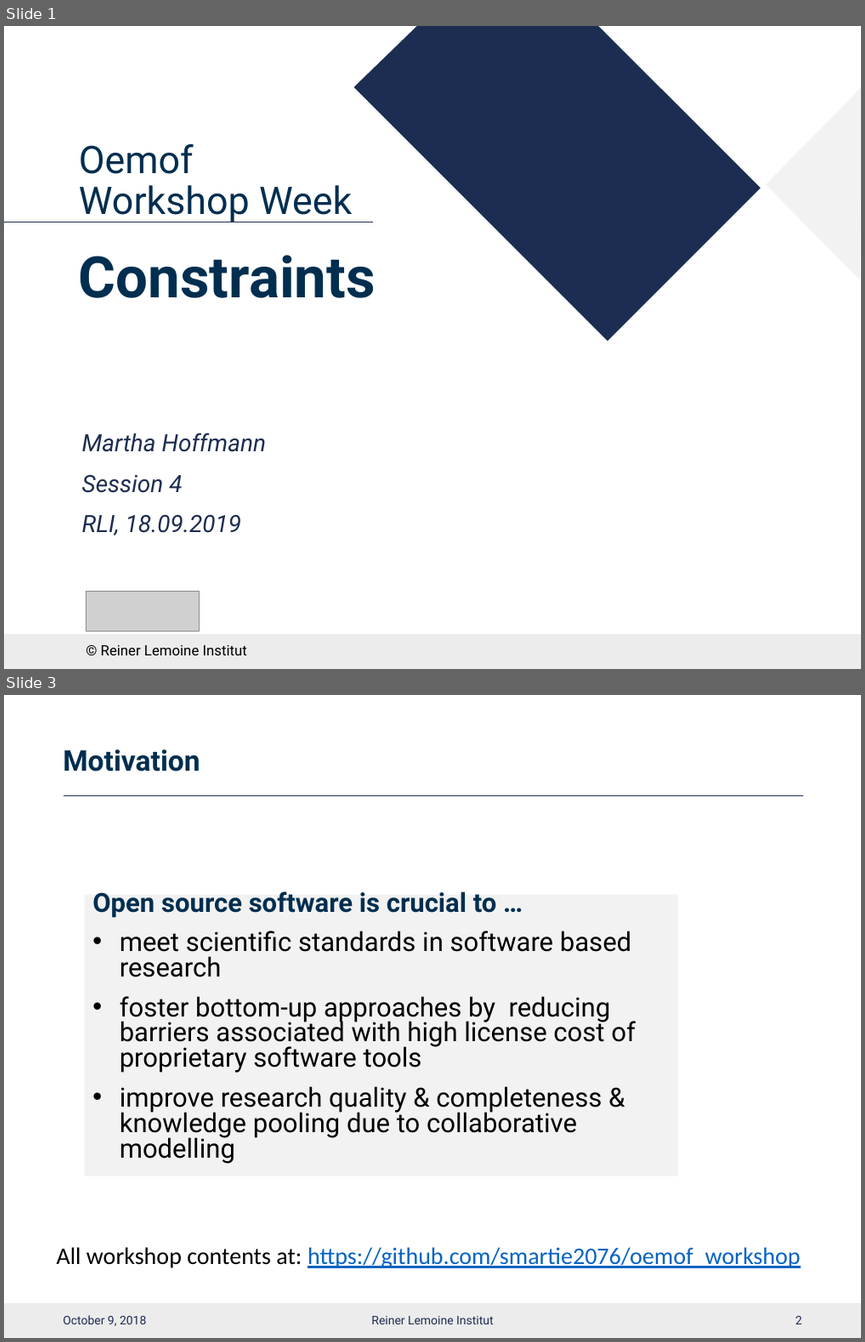
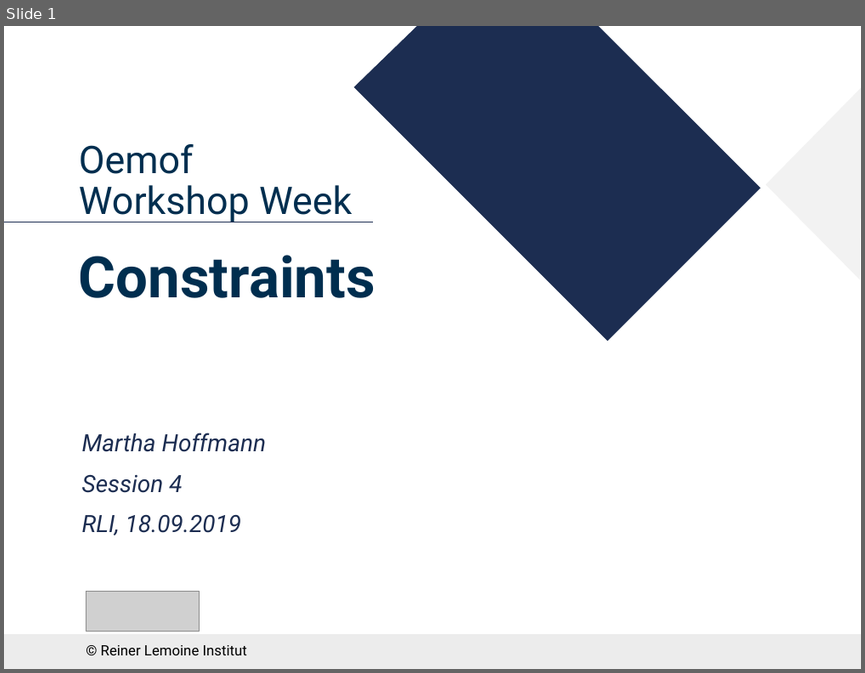
Before and after one commit to smartie2076/oemof_workshop, a slide deck: Oemof_Workshop_07_Constraints.pptx. Shown one above the other, each under a label of ours: slides 1 and 3 before the commit, slide 1 after it; the slides between them are not shown. The pictures are 865x1342 and 865x673 pixels, drawn with LibreOffice and Linux fonts; fonts in the diff are those of the drawing; grey boxes stand for pictures; background and template pictures are left out. Boxes give left, top, right and bottom in pixels: in the first picture for what was removed or moved away, otherwise in the second. Text is boxed around its words. In the diff, an @@ line names an element or a change of style, - is before the commit and + after.

```diff
--- a/Oemof_Workshop_07_Constraints.pptx
+++ b/Oemof_Workshop_07_Constraints.pptx
@@ slide 3 removed at [4,695,861,1338], background #FFFFFF; not listed: 1 template element that a slide beside it also shows @@
@@ title removed at [63,749,200,771] @@
-Motivation
@@ line removed from (64, 796) to (802, 796) @@
@@ text removed at [85,895,678,1175] @@
-Open source software is crucial to …
-• meet scientific standards in software based research
-• foster bottom-up approaches by reducing barriers associated with high license cost of proprietary software tools
-• improve research quality & completeness & knowledge pooling due to collaborative modelling
@@ text removed at [57,1247,800,1268] @@
-All workshop contents at: https://github.com/smartie2076/oemof_workshop
@@ text removed at [63,1315,146,1326] @@
-October 9, 2018
@@ text removed at [371,1315,493,1324] @@
-Reiner Lemoine Institut
@@ page number removed at [795,1315,802,1324] @@
-2
```
Also in this commit, not shown: 9 slides changed, 19 slides added, 3 other slides removed, 48 other files.
